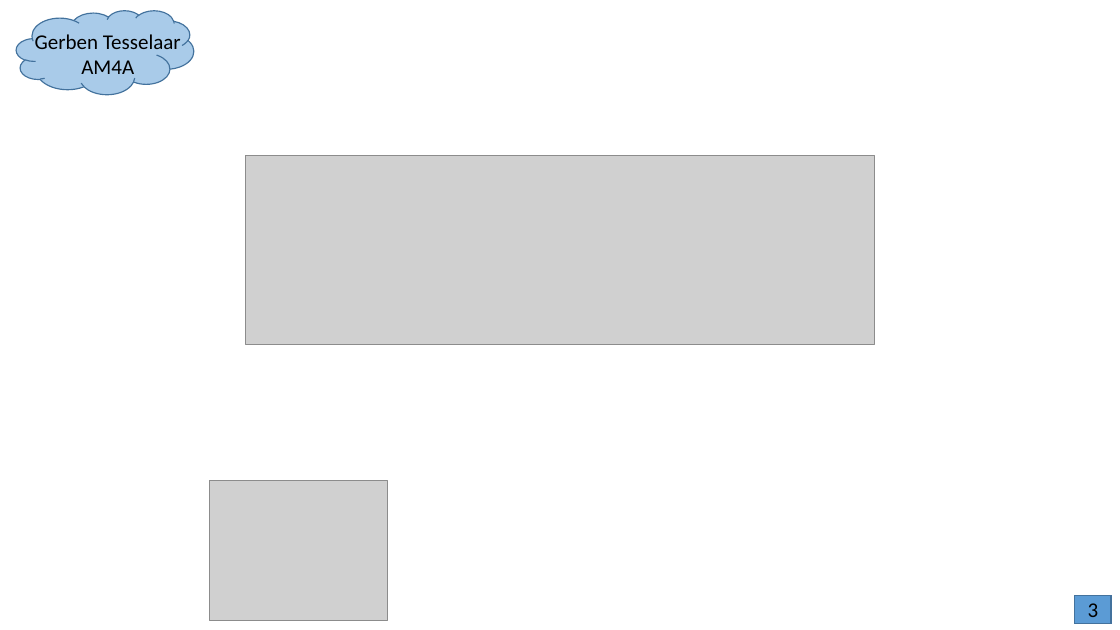
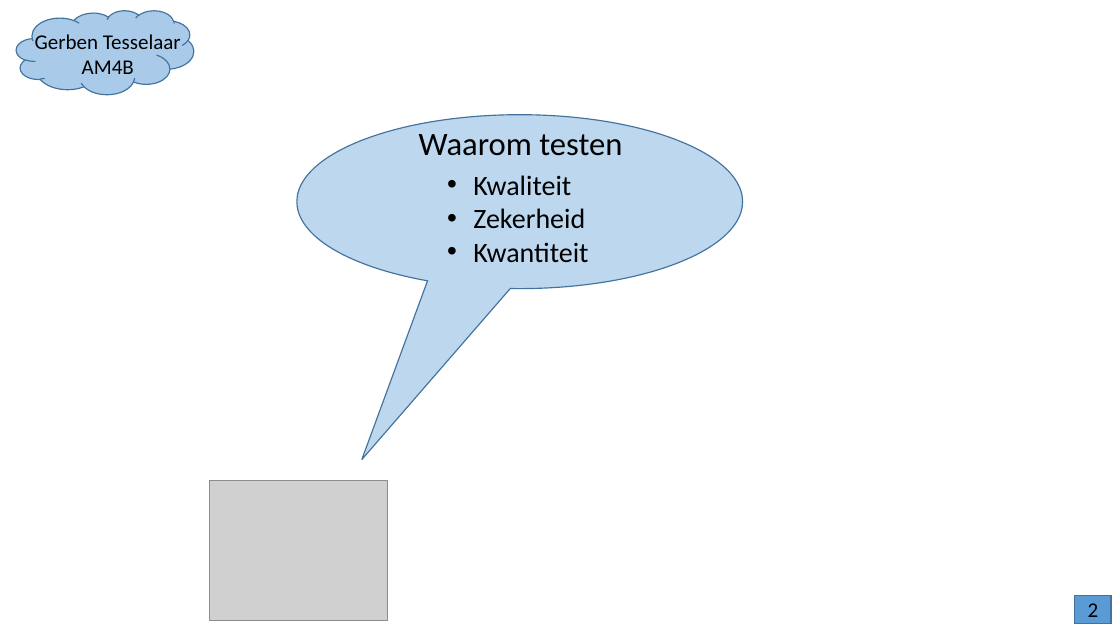
Before and after one commit to JohnnyDeeee/Oils-Well, a slide deck: slide 3 of Documentation/v0.0.6/Presentation 2.pptx (slide 5 before the commit). Drawn at 1120x630 pixels with LibreOffice and Linux fonts; fonts in the diff are those of the drawing; grey boxes stand for pictures; background and template pictures are left out. Boxes give left, top, right and bottom in pixels: in the first picture for what was removed or moved away, otherwise in the second. Text is boxed around its words. In the diff, an @@ line names an element or a change of style, - is before the commit and + after.

Commit message:
Added presentation

```diff
--- a/Documentation/v0.0.6/Presentation 2.pptx
+++ b/Documentation/v0.0.6/Presentation 2.pptx
@@ text at (82,60,134,81): text changed @@
-AM4A
+AM4B
@@ speech bubble added at (297,115,743,289), fill #BDD7EE, outline #43739E 1 pt @@
@@ text added at (419,134,622,156), 28 pt, text #000000 @@
+Waarom testen
@@ picture removed at (245,155,875,344) @@
@@ text added at (473,175,588,263), 24 pt, text #000000 @@
+• Kwaliteit
+• Zekerheid
+• Kwantiteit
@@ text at (1088,603,1099,624): text changed @@
-3
+2
```
Also in this commit, not shown: 3 other slides changed, 4 slides added, 8 slides removed, 1 other file.
